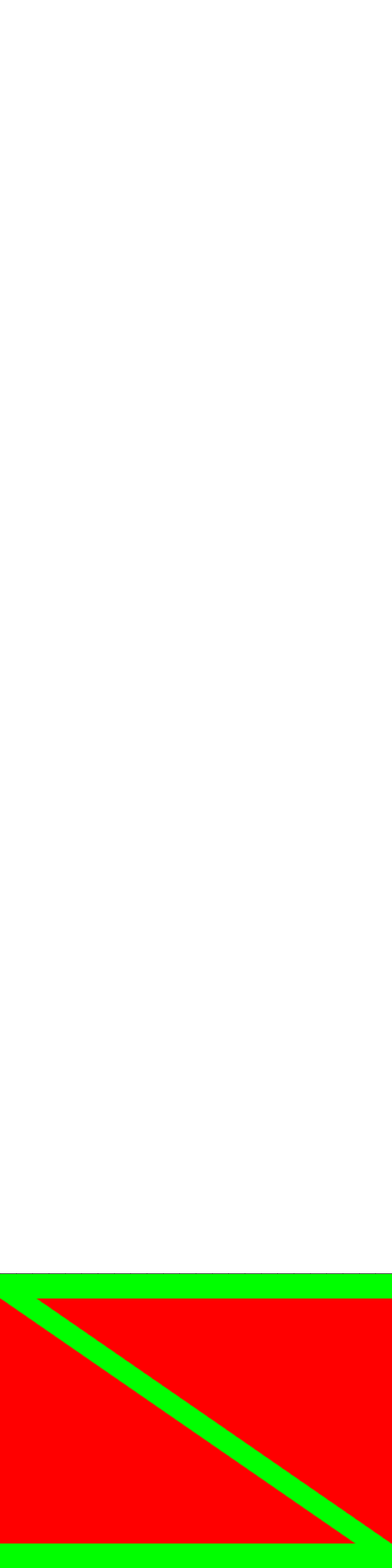
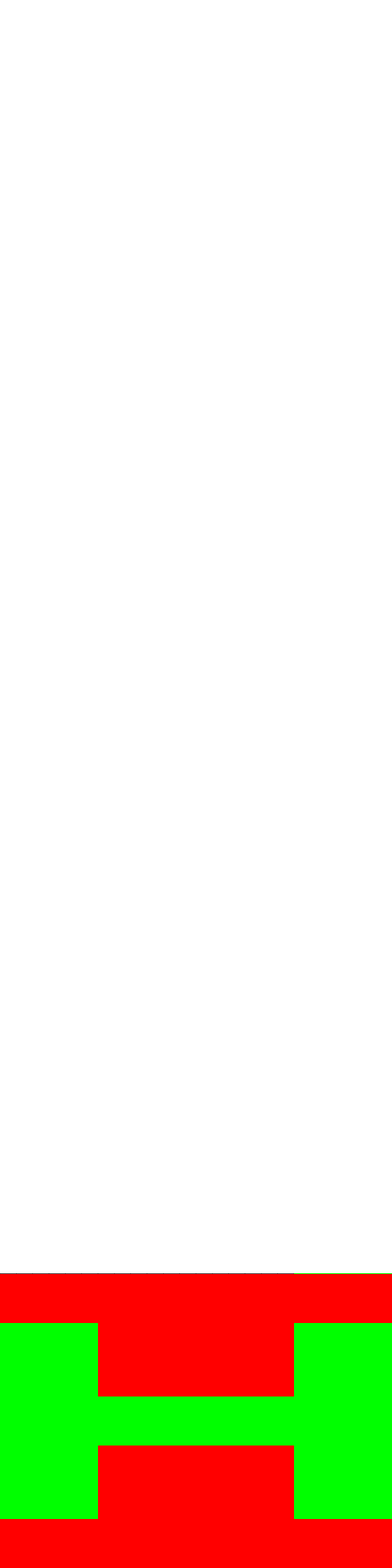
Layered file, before and after one edit (392x1568). Changes by layer:
hid "20 Diag Aliasing" over 0, 1283, 392, 1559
showed "Skylab" over 0, 1273, 392, 1568
hid "32 Horizontal Top" over 0, 1274, 392, 1299
hid "32 Horizontal Bot" over 0, 1543, 392, 1568
